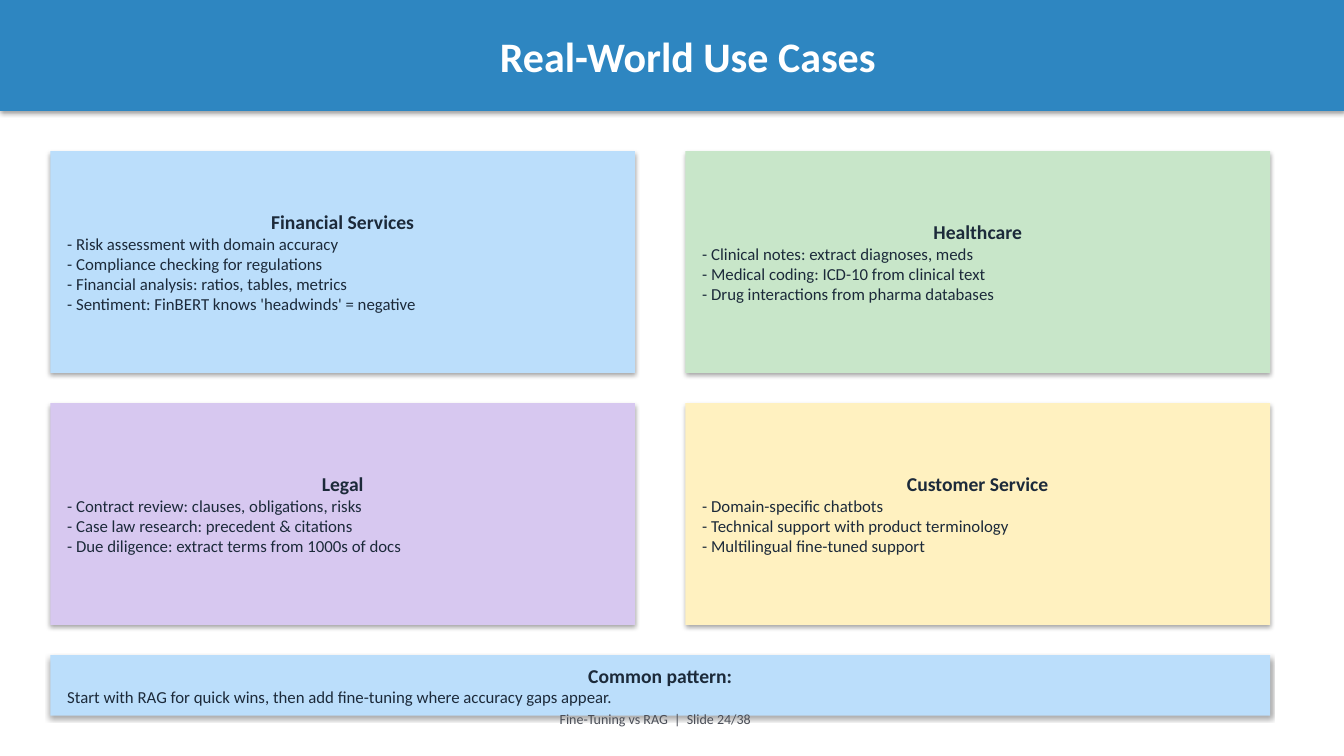
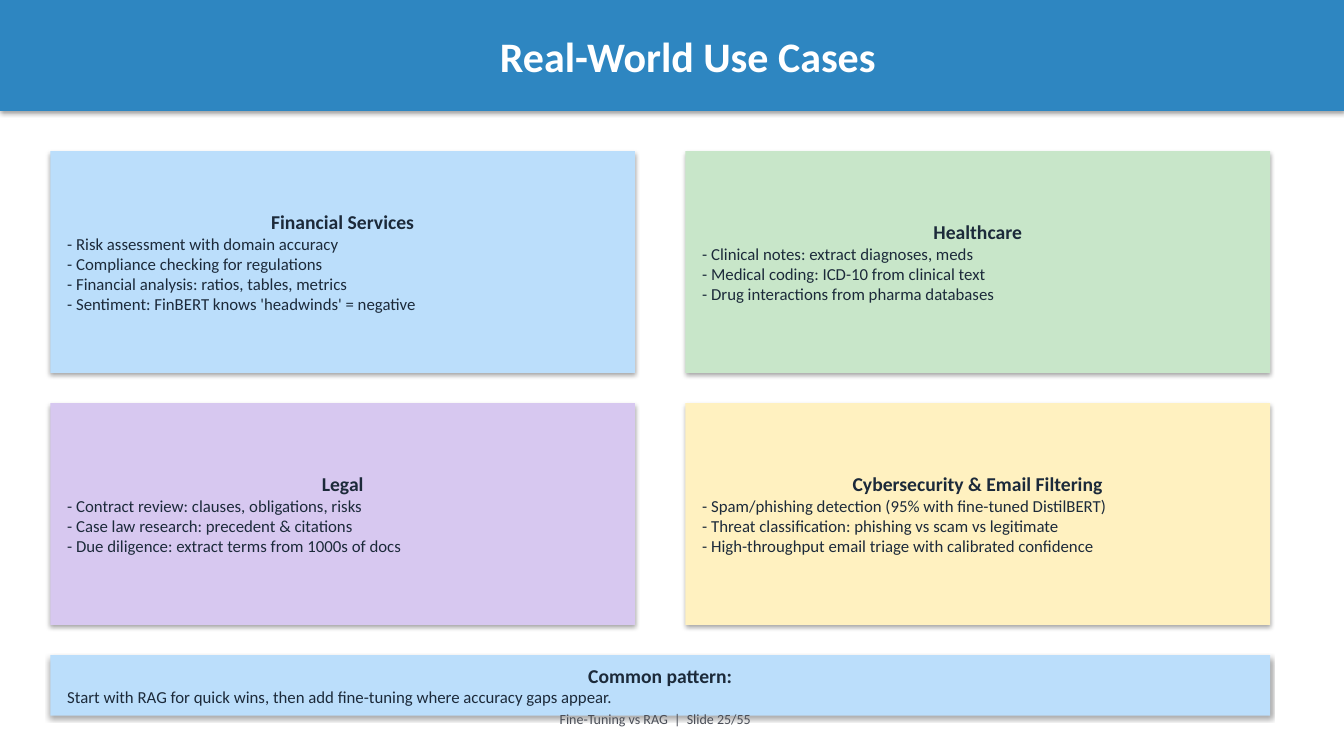
Before and after one commit to intelliswarm-ai/finetune-vs-rag, a slide deck: slide 25 of presentation.pptx (slide 24 before the commit). Drawn at 1344x756 pixels with LibreOffice and Linux fonts; fonts in the diff are those of the drawing. Boxes give left, top, right and bottom in pixels: in the first picture for what was removed or moved away, otherwise in the second. Text is boxed around its words. In the diff, an @@ line names an element or a change of style, - is before the commit and + after.

```diff
--- a/presentation.pptx
+++ b/presentation.pptx
@@ text in rectangle at [711,477,1106,555]: text changed @@
-Customer Service
-- Domain-specific chatbots
-- Technical support with product terminology
-- Multilingual fine-tuned support
+Cybersecurity & Email Filtering
+- Spam/phishing detection (95% with fine-tuned DistilBERT)
+- Threat classification: phishing vs scam vs legitimate
+- High-throughput email triage with calibrated confidence
@@ text at [560,714,751,728]: text changed @@
-Fine-Tuning vs RAG | Slide 24/38
+Fine-Tuning vs RAG | Slide 25/55
```
Also in this commit, not shown: 46 other slides changed, 7 slides added, 2 other files.
